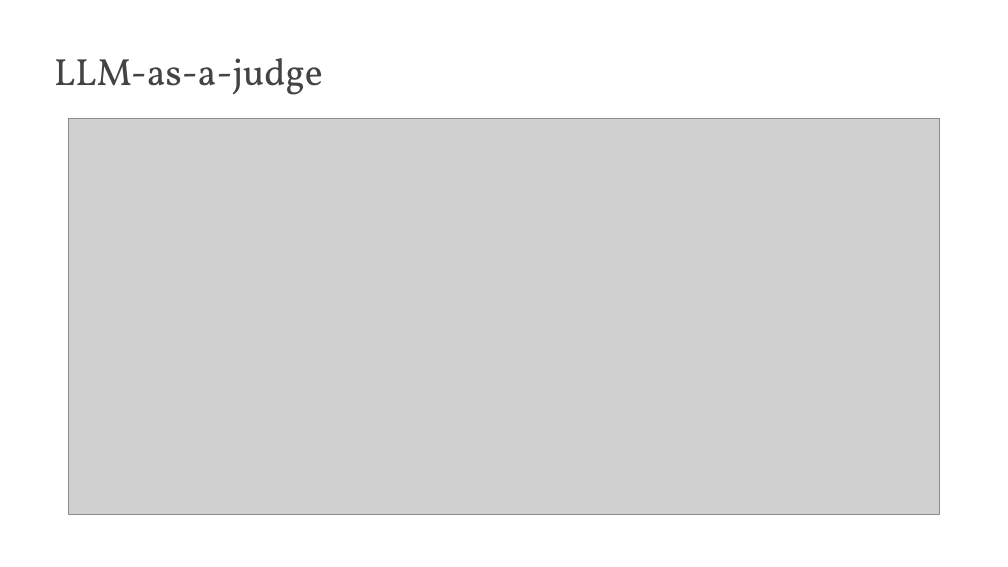
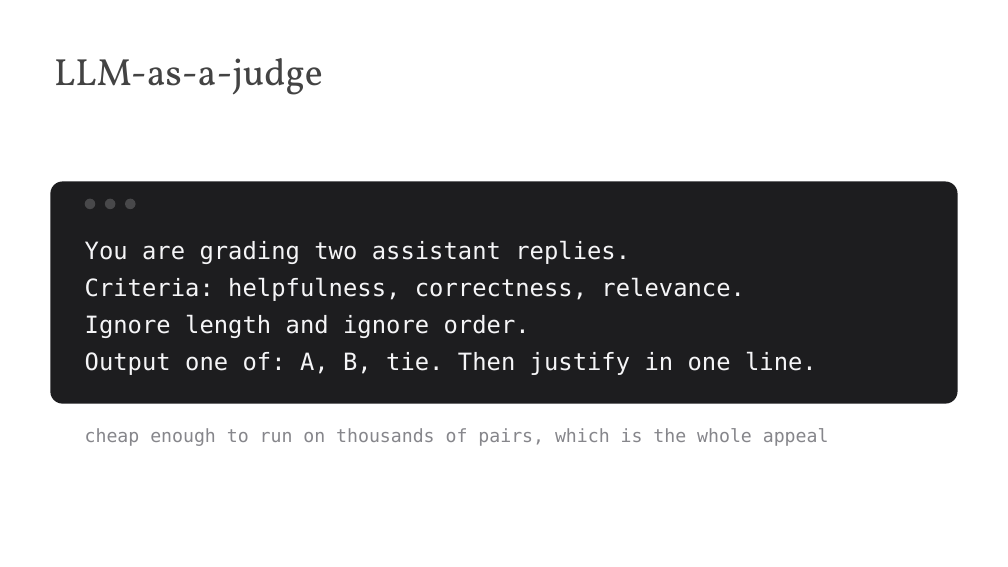
Before and after one commit to edavalosanaya/CSCI3495_NLP_LLMs_Student, a slide deck: slide 21 of weeks/week-11/class-02/lecture/slides.pptx. Drawn at 1008x567 pixels with LibreOffice and Linux fonts; fonts in the diff are those of the drawing; grey boxes stand for pictures; background and template pictures are left out. Boxes give left, top, right and bottom in pixels: in the first picture for what was removed or moved away, otherwise in the second. Text is boxed around its words. In the diff, an @@ line names an element or a change of style, - is before the commit and + after.

```diff
--- a/weeks/week-11/class-02/lecture/slides.pptx
+++ b/weeks/week-11/class-02/lecture/slides.pptx
@@ picture removed at box(69, 119, 939, 514) @@
@@ rounded rectangle added at box(50, 181, 958, 403), fill #1D1D1F @@
@@ ellipse added at box(85, 199, 95, 209), fill #48484A @@
@@ ellipse added at box(105, 199, 115, 209), fill #48484A @@
@@ ellipse added at box(125, 199, 135, 209), fill #48484A @@
@@ text added at box(85, 240, 817, 375), 17 pt, text #F5F5F7 @@
+You are grading two assistant replies.
+Criteria: helpfulness, correctness, relevance.
+Ignore length and ignore order.
+Output one of: A, B, tie. Then justify in one line.
@@ text added at box(85, 428, 829, 446), 13 pt, text #86868B @@
+cheap enough to run on thousands of pairs, which is the whole appeal
```
Also in this commit, not shown: 15 other slides changed, 19 other files.
